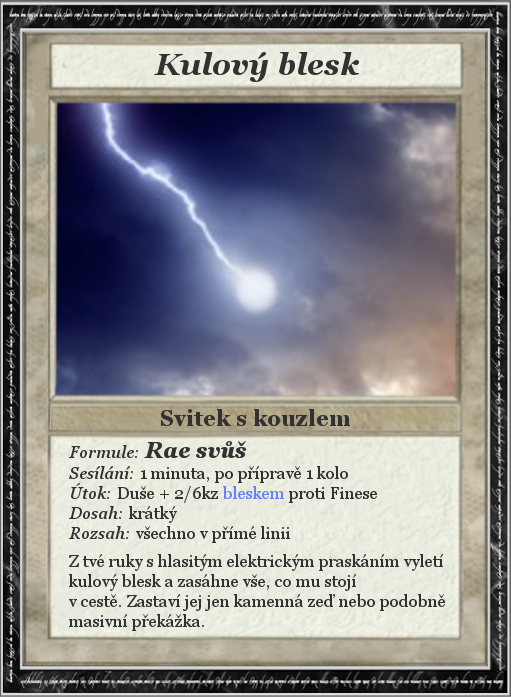
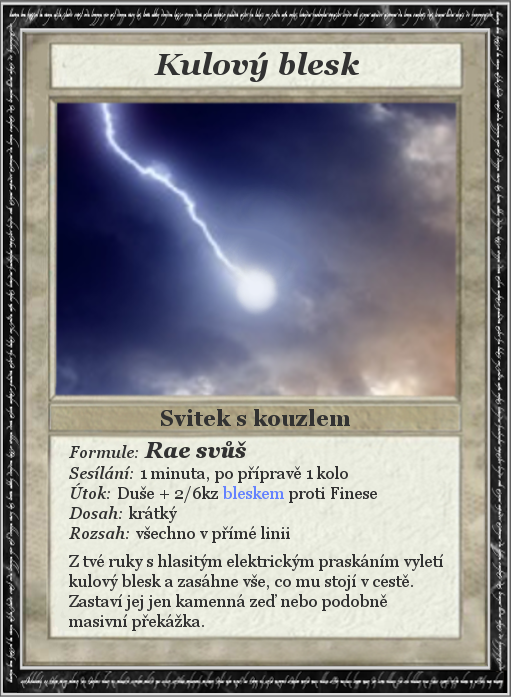
Layered file, before and after one edit (511 × 697). Changes by layer:
painted on "Formule: Rae svůš ..." over [69, 574, 445, 611]
